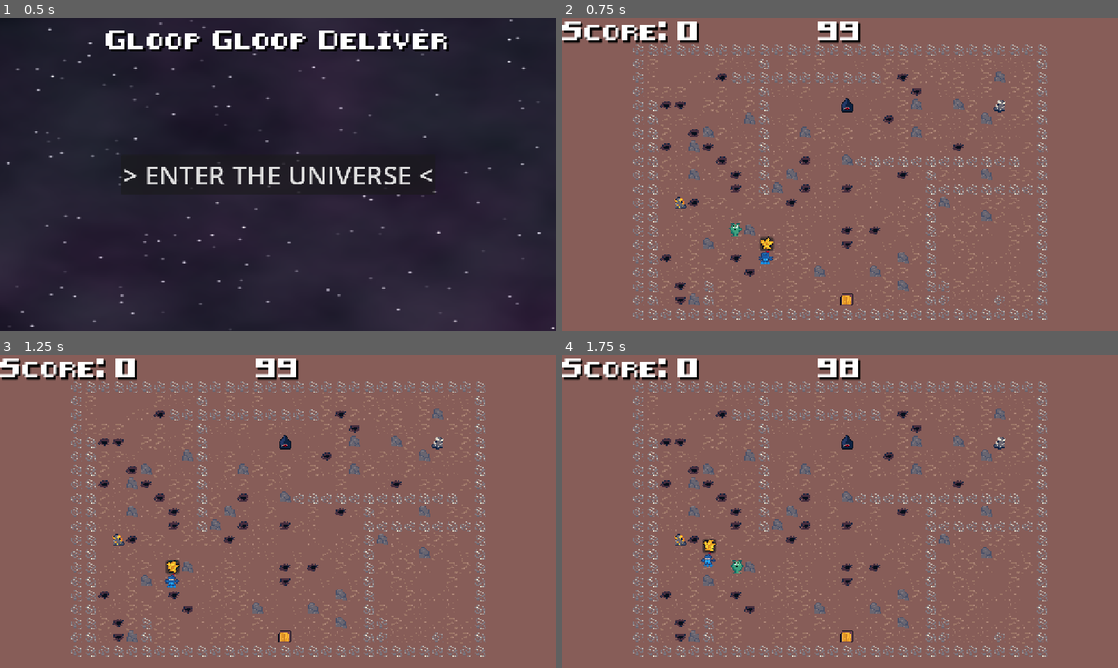
Above: before the commit, frames 1-4 (two rows, left to right).
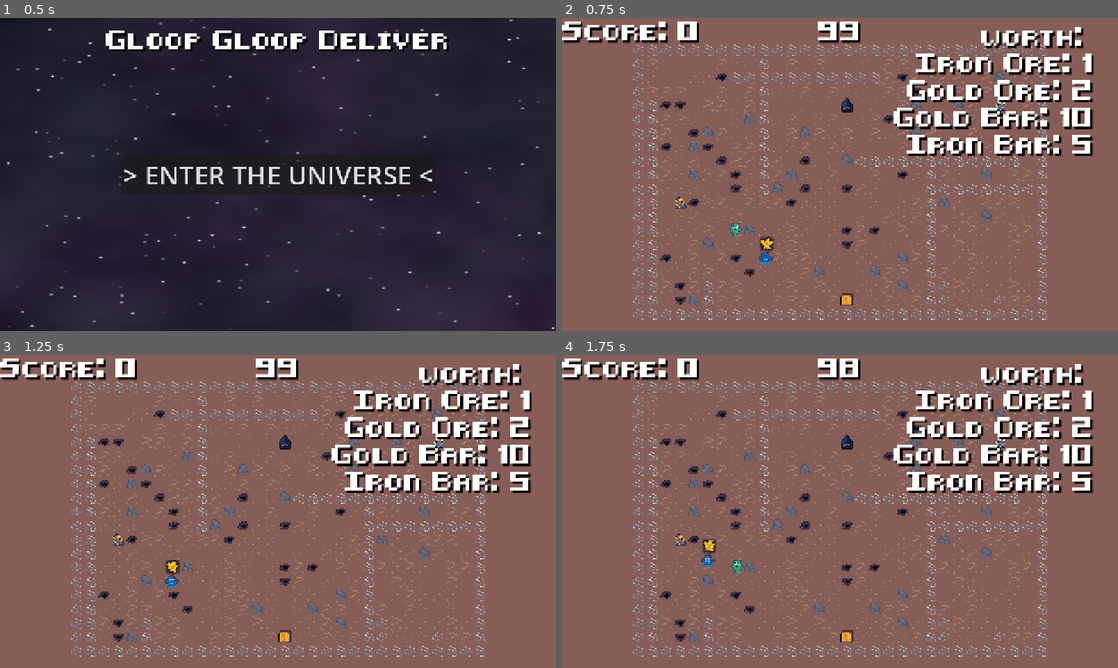
Above: after the commit, the same moments.

Repository: GameAISchool2026members/GloopGloopDelivery
Game: Godot game, scene res://menu/menu.tscn
Two runs of this game, one before a commit and one after it. Both use one fixed random seed, a clock stepped at 60 frames per second and the inputs below.
Inputs (mouse positions are in pixels of both pictures, inside the frame that each line leads up to):
- Up to frame 1 (0.5 s): no input
- Up to frame 2 (0.75 s): click "> ENTER THE UNIVERSE <" at 0.5 s
- Up to frame 3 (1.25 s): no input
- Up to frame 4 (1.75 s): move the mouse to (962, 495) at 1.27 s; hold D (right) from 1.28 s (still down); tap Space (interact) at 1.35 s; click (962, 495) at 1.42 s

Frame 1 is identical in both runs. In frame 2, 6.7% of the frame differs, in the area x 59-96%, y 2-45%; in frame 3, 6.7%; in frame 4, 6.7%.
Error before the commit: Invalid access to property or key 'name' on a base object of type 'Nil'. (res://game/gui.gd:16)

Commit message:
score update for real for real

Diff:
--- a/game/game.tscn
+++ b/game/game.tscn
@@ -74,7 +74,6 @@
 ExtResource("5_vsp63"): 1,
 ExtResource("6_b686c"): 2,
 ExtResource("8_ee6o4"): 10,
-null: 0,
 ExtResource("8_qf6n1"): 5
 })
 human_player = NodePath("../Players/HumanPlayer")
